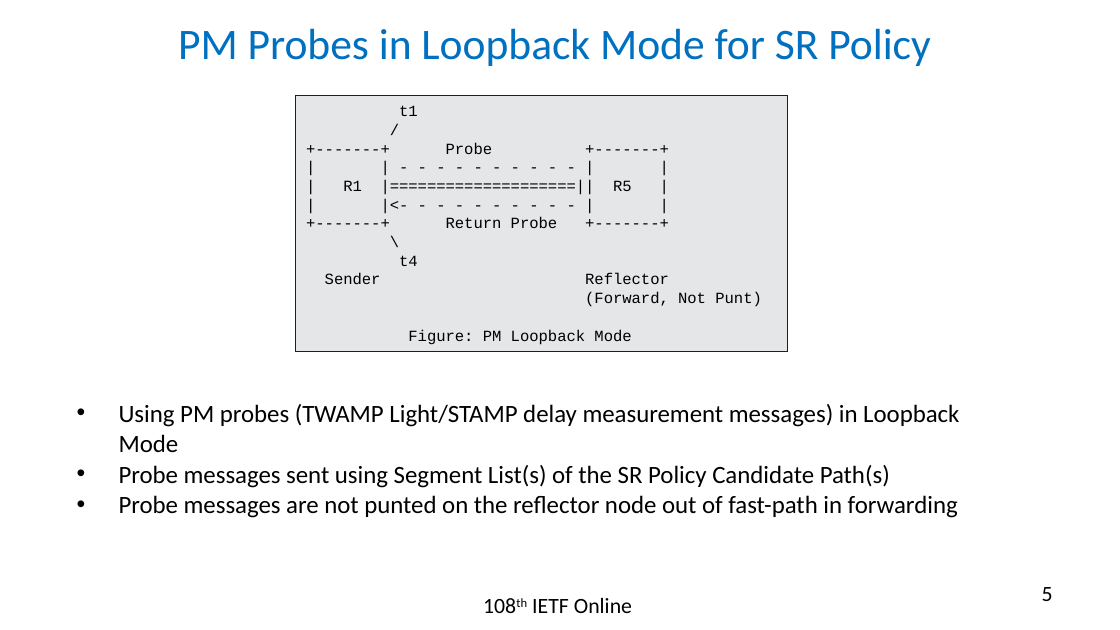
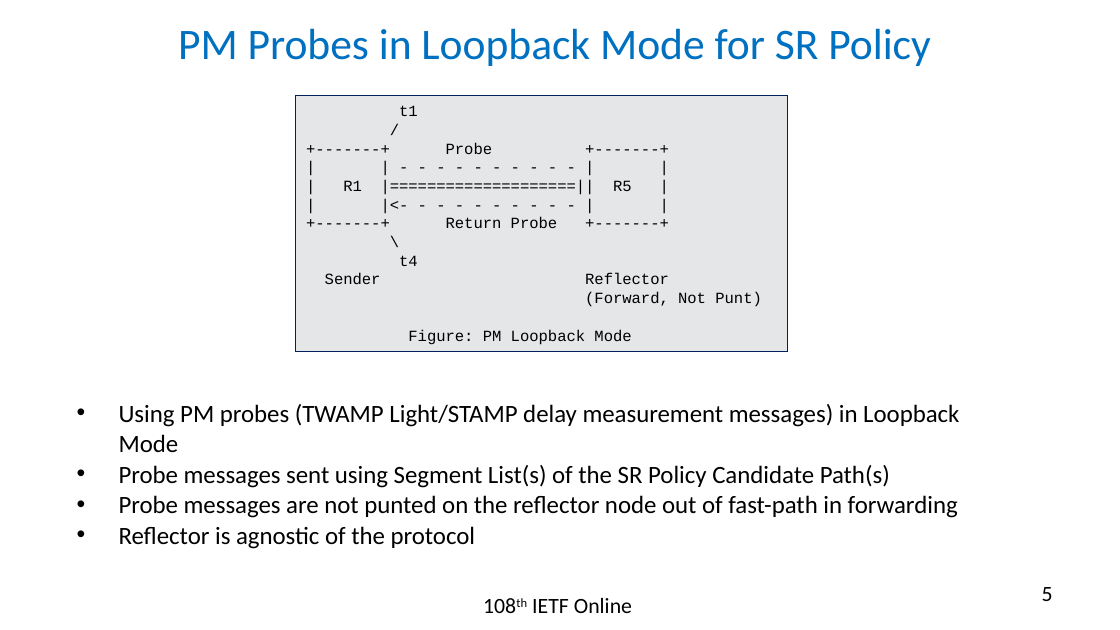
Before and after one commit to rakgandhi/ietf-slides, a slide deck: slide 5 of draft-gandhi-spring-sr-enhanced-plm-02.pptx. Drawn at 1120x630 pixels with LibreOffice and Linux fonts; fonts in the diff are those of the drawing. Boxes give left, top, right and bottom in pixels: in the first picture for what was removed or moved away, otherwise in the second. Text is boxed around its words. In the diff, an @@ line names an element or a change of style, - is before the commit and + after.

```diff
--- a/draft-gandhi-spring-sr-enhanced-plm-02.pptx
+++ b/draft-gandhi-spring-sr-enhanced-plm-02.pptx
@@ text at <box>119,526,476,549</box>: paragraph added @@
+• Reflector is agnostic of the protocol
```
Also in this commit, not shown: 5 other slides changed, 2 other files.
